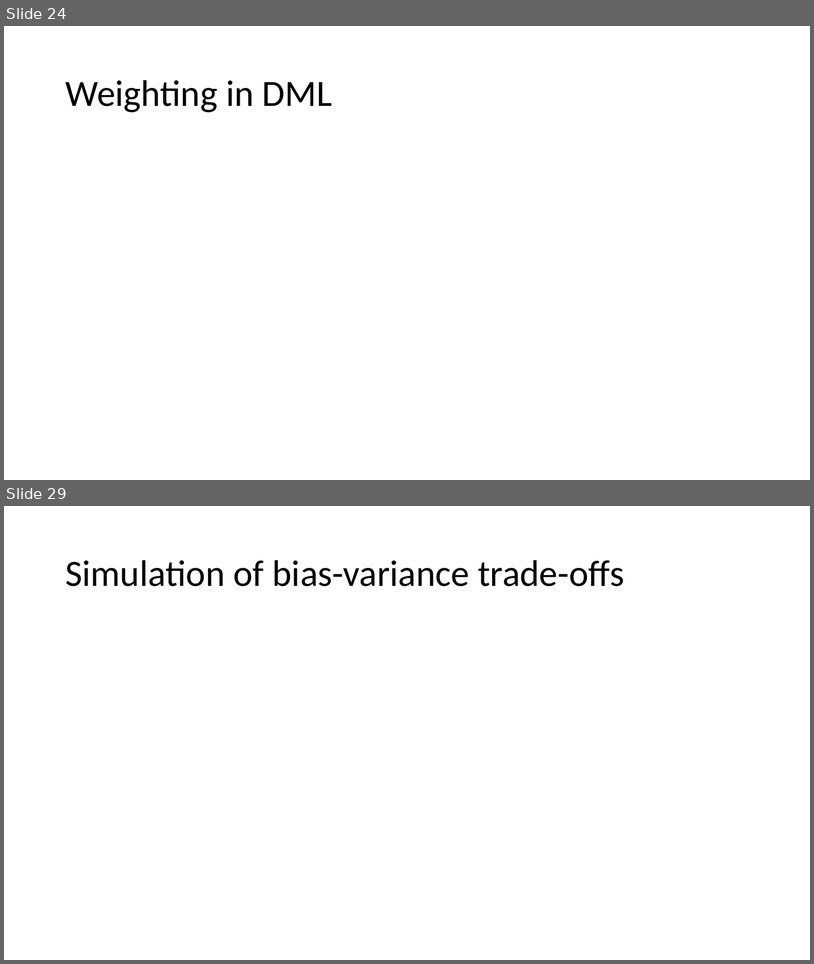
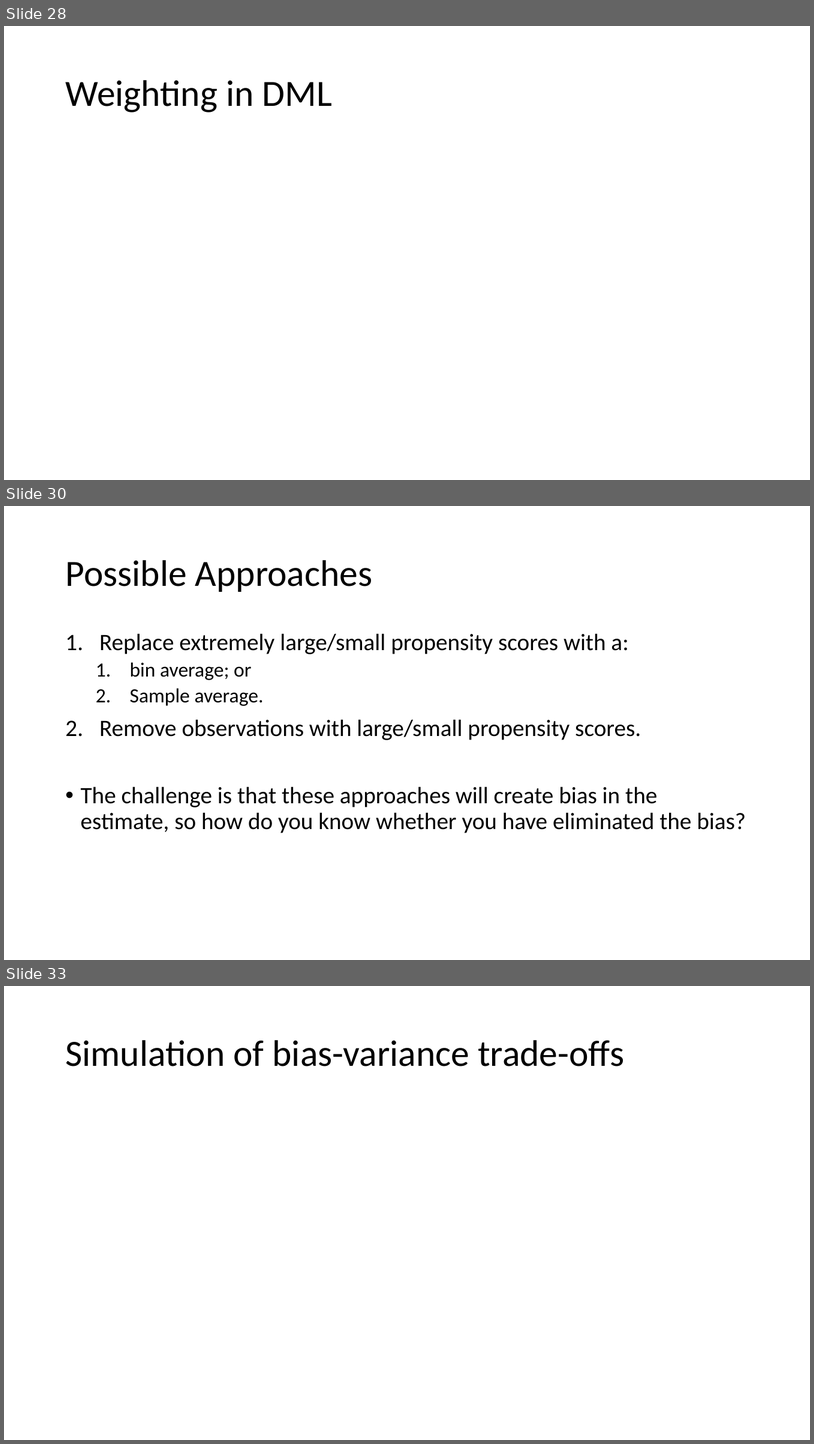
Before and after one commit to shoepaladin/causalinference_crashcourse, a slide deck: Powerpoints/4 Best Practices (WIP).pptx. Shown one above the other, each under a label of ours: slides 24 and 29 before the commit, slides 28, 30 and 33 after it; the slides between them are not shown. The pictures are 814x964 and 814x1444 pixels, drawn with LibreOffice and Linux fonts; fonts in the diff are those of the drawing; grey boxes stand for pictures. Boxes give left, top, right and bottom in pixels: in the first picture for what was removed or moved away, otherwise in the second. Text is boxed around its words. In the diff, an @@ line names an element or a change of style, - is before the commit and + after.

```diff
--- a/Powerpoints/4 Best Practices (WIP).pptx
+++ b/Powerpoints/4 Best Practices (WIP).pptx
@@ slide 30 added at bbox=[4, 506, 810, 960], background #FFFFFF @@
@@ title added at bbox=[65, 560, 373, 592], 44 pt, text #000000 @@
+Possible Approaches
@@ text added at bbox=[81, 633, 746, 833], 28 pt, text #000000 @@
+1. Replace extremely large/small propensity scores with a:
+  1. bin average; or
+  2. Sample average.
+2. Remove observations with large/small propensity scores.
+• The challenge is that these approaches will create bias in the estimate, so how do you know whether you have eliminated the bias?
@@ what was slide 24 is now slide 28 @@
@@ what was slide 29 is now slide 33 @@
```
Also in this commit, not shown: 2 slides changed, 7 other slides added, 4 slides removed, 6 other files.
